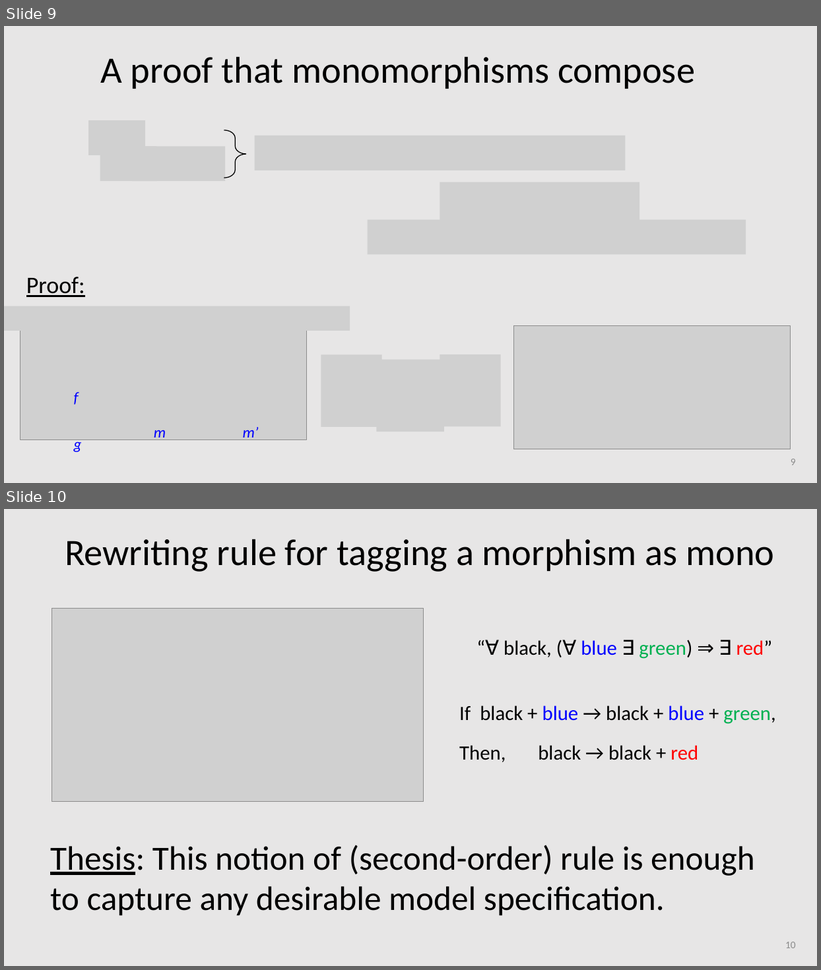
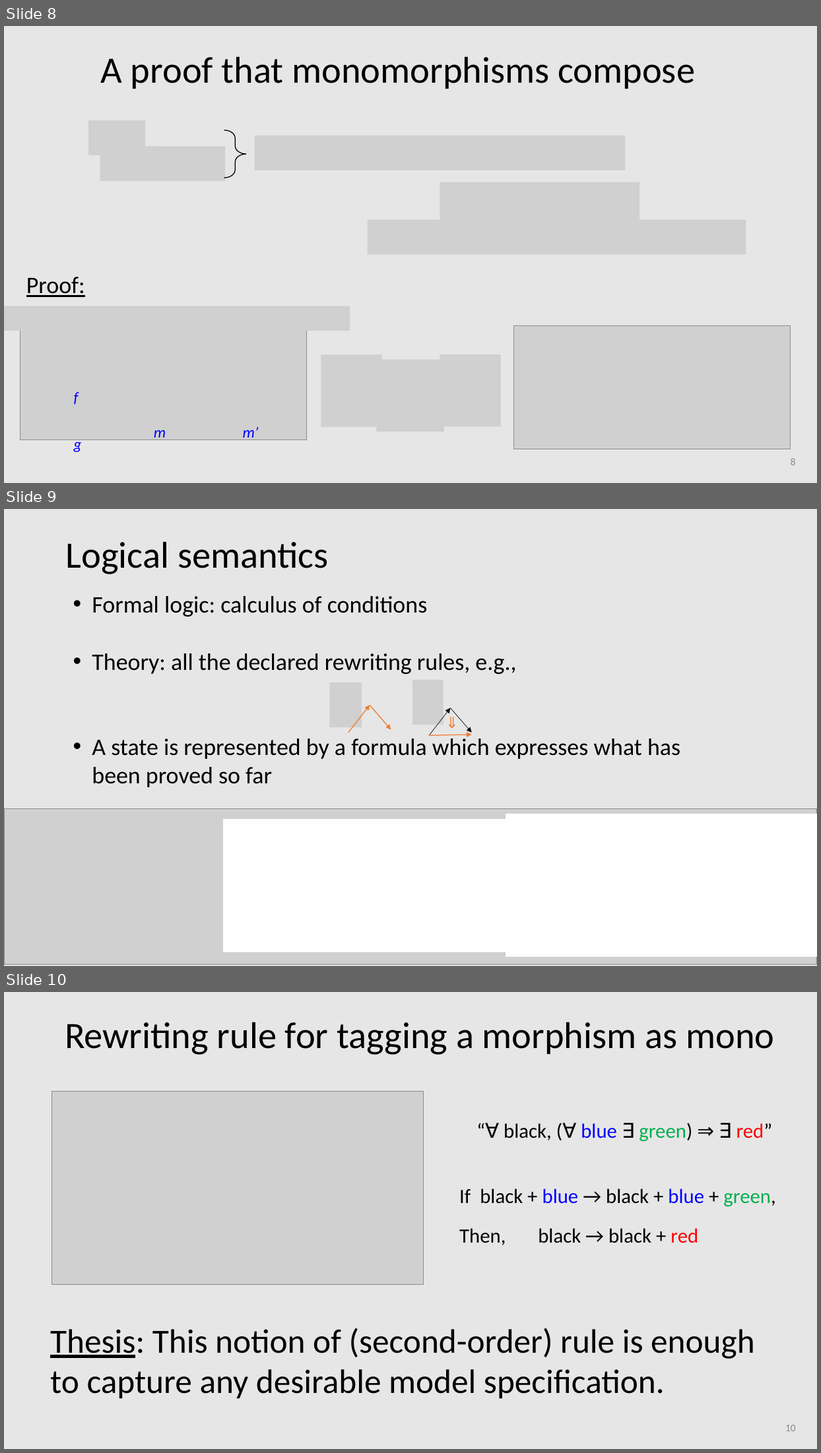
Before and after one commit to amblafont/slides, a slide deck: diagrammatic-reasoning/2024-november-coreact.pptx. Shown one above the other, each under a label of ours: slides 9 and 10 before the commit, slides 8, 9 and 10 after it. The pictures are 821x970 and 821x1453 pixels, drawn with LibreOffice and Linux fonts; fonts in the diff are those of the drawing; grey boxes stand for pictures. Boxes give left, top, right and bottom in pixels: in the first picture for what was removed or moved away, otherwise in the second. Text is boxed around its words. In the diff, an @@ line names an element or a change of style, - is before the commit and + after.

```diff
--- a/diagrammatic-reasoning/2024-november-coreact.pptx
+++ b/diagrammatic-reasoning/2024-november-coreact.pptx
@@ slide 9 added at <box>4,509,817,966</box>, background #E7E6E6 @@
@@ title added at <box>66,541,329,574</box>, 44 pt, text #000000 @@
+Logical semantics
@@ text added at <box>92,596,680,788</box>, 28 pt, text #000000 @@
+• Formal logic: calculus of conditions
+• Theory: all the declared rewriting rules, e.g.,
+• A state is represented by a formula which expresses what has been proved so far
@@ group added at <box>330,680,472,737</box>: 5 arrows, 2 pictures, 1 text @@
+⇒
@@ picture added at <box>4,809,817,964</box> @@
@@ rectangle added at <box>224,819,507,953</box>, fill #FFFFFF, outline #FFFFFF 1 pt @@
@@ rectangle added at <box>506,815,817,957</box>, fill #FFFFFF, outline #FFFFFF 1 pt @@
@@ what was slide 9 is now slide 8 @@
@@ page number at <box>791,458,796,466</box>: text changed @@
-9
+8
```
Also in this commit, not shown: 6 slides changed.
